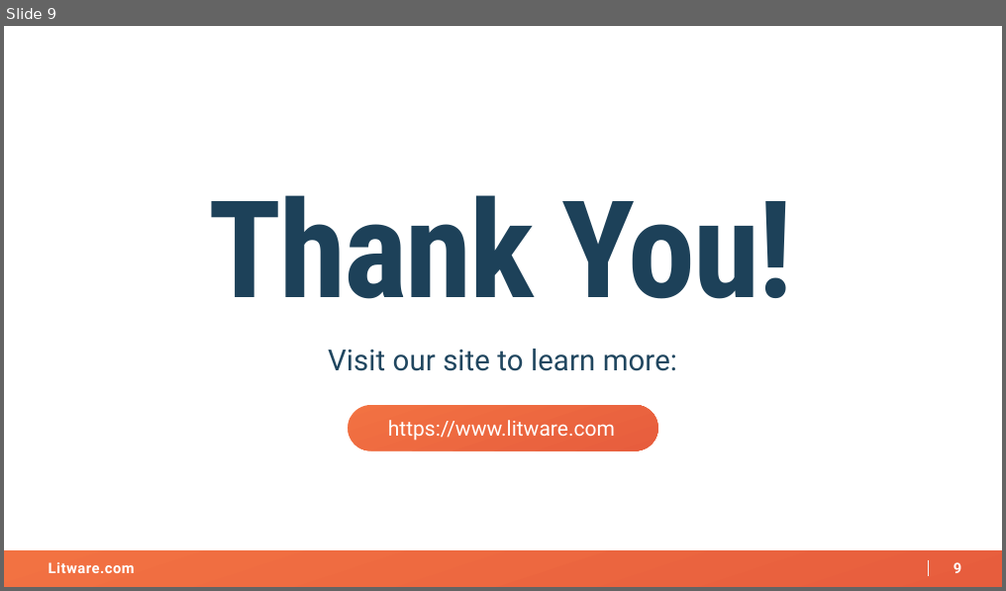
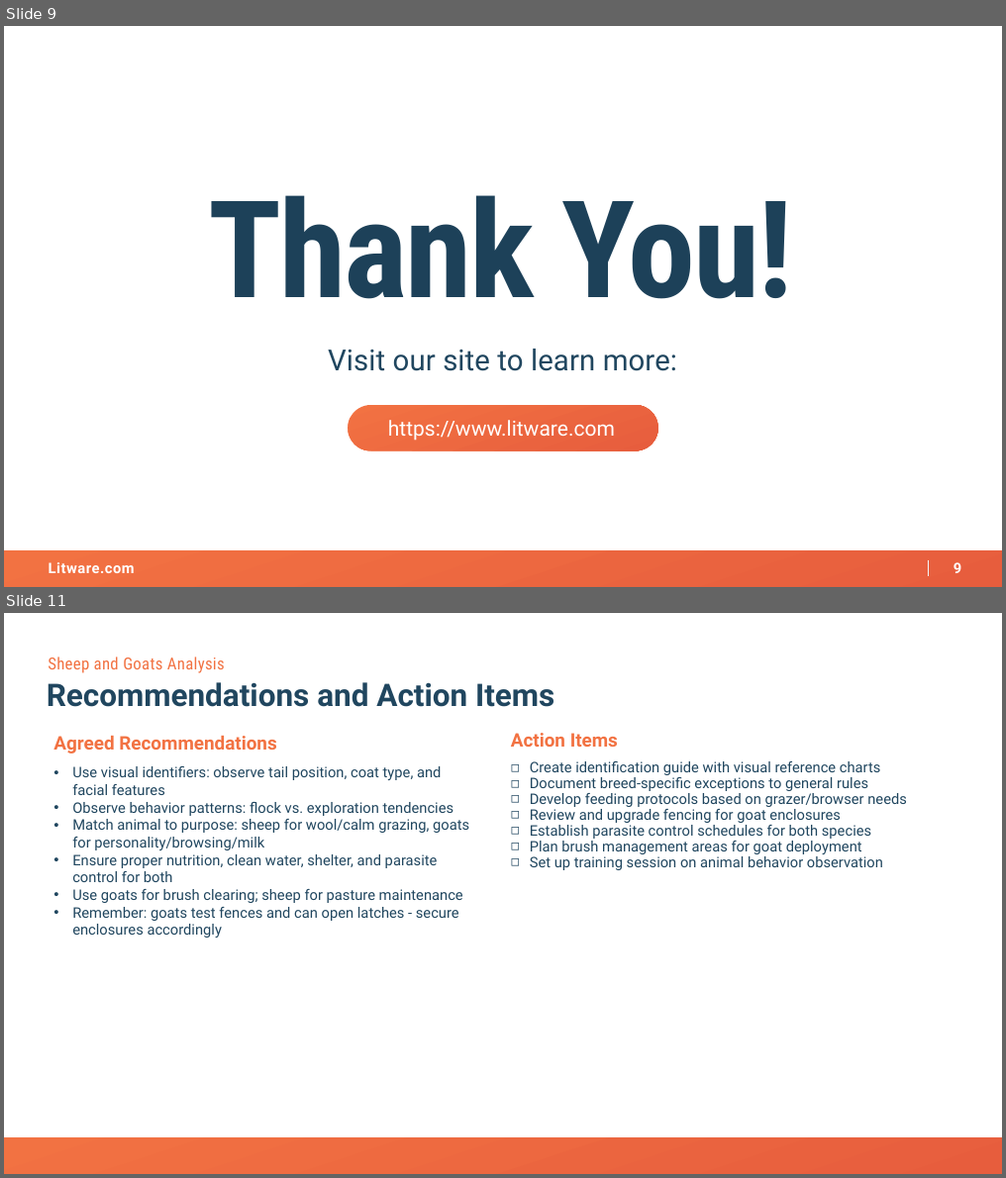
Before and after one commit to AKercha1/justtemporary, a slide deck: create-a-project-from-remediat-20260210171110/artifacts/kickoff-deck.pptx. Shown one above the other, each under a label of ours: slide 9 before the commit, slides 9 and 11 after it; the slides between them are not shown. The pictures are 1006x591 and 1006x1178 pixels, drawn with LibreOffice and Linux fonts; fonts in the diff are those of the drawing; background and template pictures are left out. Boxes give left, top, right and bottom in pixels: in the first picture for what was removed or moved away, otherwise in the second. Text is boxed around its words. In the diff, an @@ line names an element or a change of style, - is before the commit and + after.

```diff
--- a/create-a-project-from-remediat-20260210171110/artifacts/kickoff-deck.pptx
+++ b/create-a-project-from-remediat-20260210171110/artifacts/kickoff-deck.pptx
@@ slide 11 added at [4, 613, 1002, 1174], background #FFFFFF; not listed: 4 template elements that a slide beside it also shows @@
@@ text added at [48, 657, 225, 673], 16 pt, text #F27242 @@
+Sheep and Goats Analysis
@@ text added at [47, 682, 554, 707], 30 pt, text #20465F, bold @@
+Recommendations and Action Items
@@ text added at [54, 736, 469, 938], 14 pt, text #20465F, bold @@
+Agreed Recommendations
+• Use visual identifiers: observe tail position, coat type, and facial features
+• Observe behavior patterns: flock vs. exploration tendencies
+• Match animal to purpose: sheep for wool/calm grazing, goats for personality/browsing/milk
+• Ensure proper nutrition, clean water, shelter, and parasite control for both
+• Use goats for brush clearing; sheep for pasture maintenance
+• Remember: goats test fences and can open latches - secure enclosures accordingly
@@ text added at [511, 733, 907, 870], 14 pt, text #20465F, bold @@
+Action Items
+◻ Create identification guide with visual reference charts
+◻ Document breed-specific exceptions to general rules
+◻ Develop feeding protocols based on grazer/browser needs
+◻ Review and upgrade fencing for goat enclosures
+◻ Establish parasite control schedules for both species
+◻ Plan brush management areas for goat deployment
+◻ Set up training session on animal behavior observation
@@ rectangle added at [4, 1138, 1002, 1174], fill gradient #F27242 to #E75D3D @@
```
Also in this commit, not shown: 1 other slide added.
